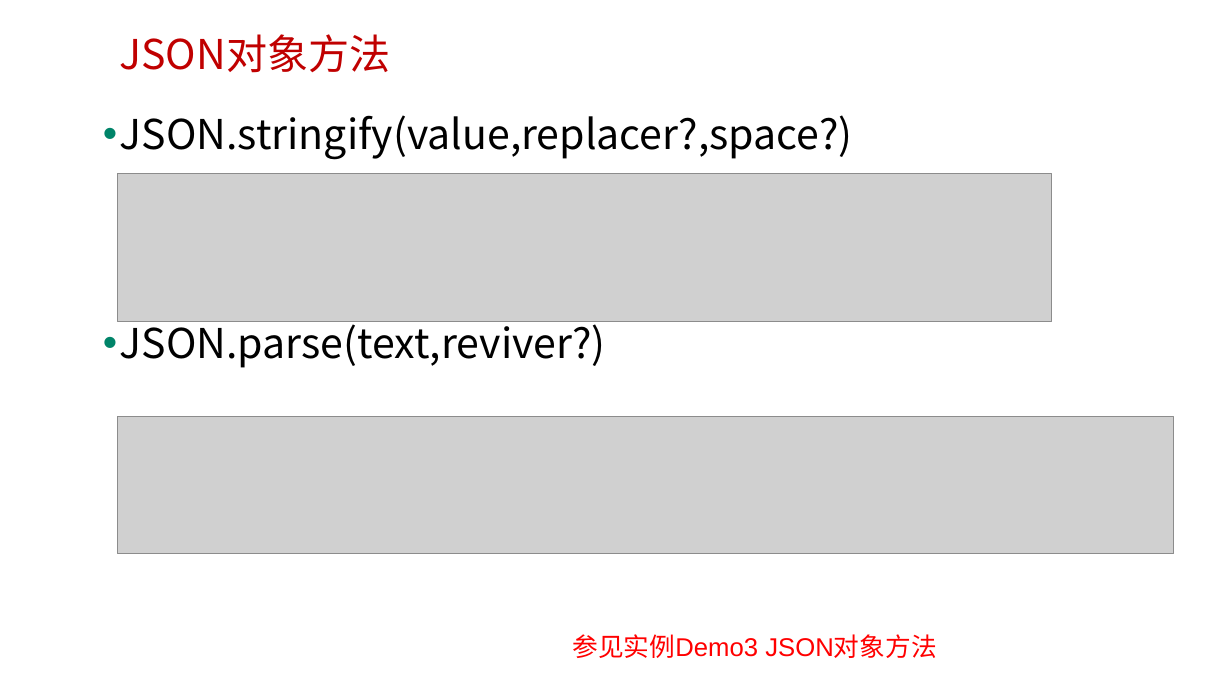
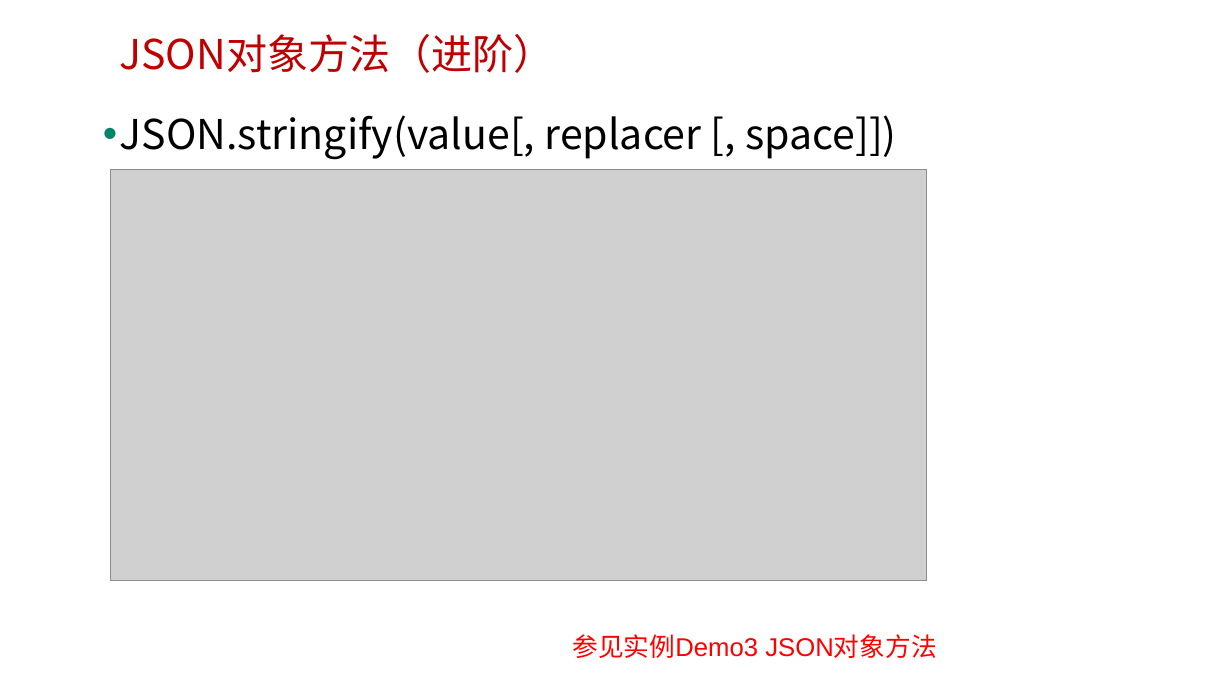
Before and after one commit to edu2act/course-javascript-advanced, a slide deck: slide 6 of 课程PPT/23.JS标准内置对象-非构造器（JSON）.pptx. Drawn at 1232x693 pixels with LibreOffice and Linux fonts; fonts in the diff are those of the drawing; grey boxes stand for pictures; background and template pictures are left out. Boxes give left, top, right and bottom in pixels: in the first picture for what was removed or moved away, otherwise in the second. Text is boxed around its words. In the diff, an @@ line names an element or a change of style, - is before the commit and + after.

```diff
--- a/课程PPT/23.JS标准内置对象-非构造器（JSON）.pptx
+++ b/课程PPT/23.JS标准内置对象-非构造器（JSON）.pptx
@@ text at [119,34,554,73]: text changed @@
-JSON对象方法
+JSON对象方法（进阶）
@@ text at [120,115,897,160]: text changed @@
-• JSON.stringify(value,replacer?,space?)
-• JSON.parse(text,reviver?)
+• JSON.stringify(value[, replacer [, space]])
@@ picture added at [110,170,926,581] @@
@@ picture removed at [117,173,1052,322] @@
@@ picture removed at [117,417,1174,554] @@
```
Also in this commit, not shown: 1 other slide changed, 1 slide added, 5 other files.
